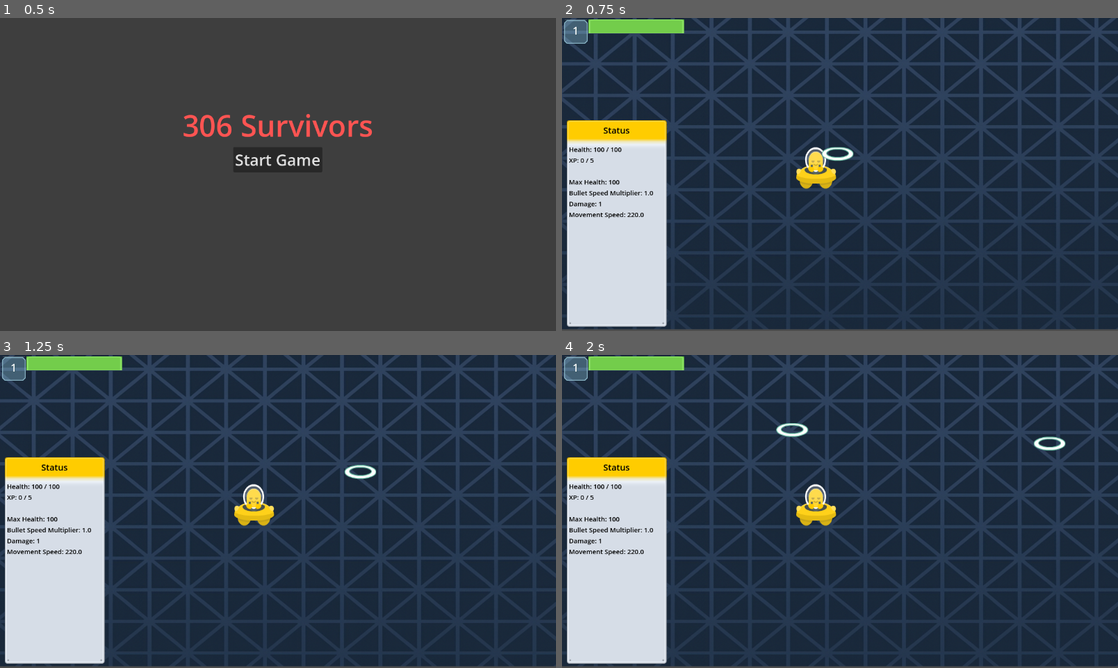
Above: before the commit, frames 1-4 (two rows, left to right).
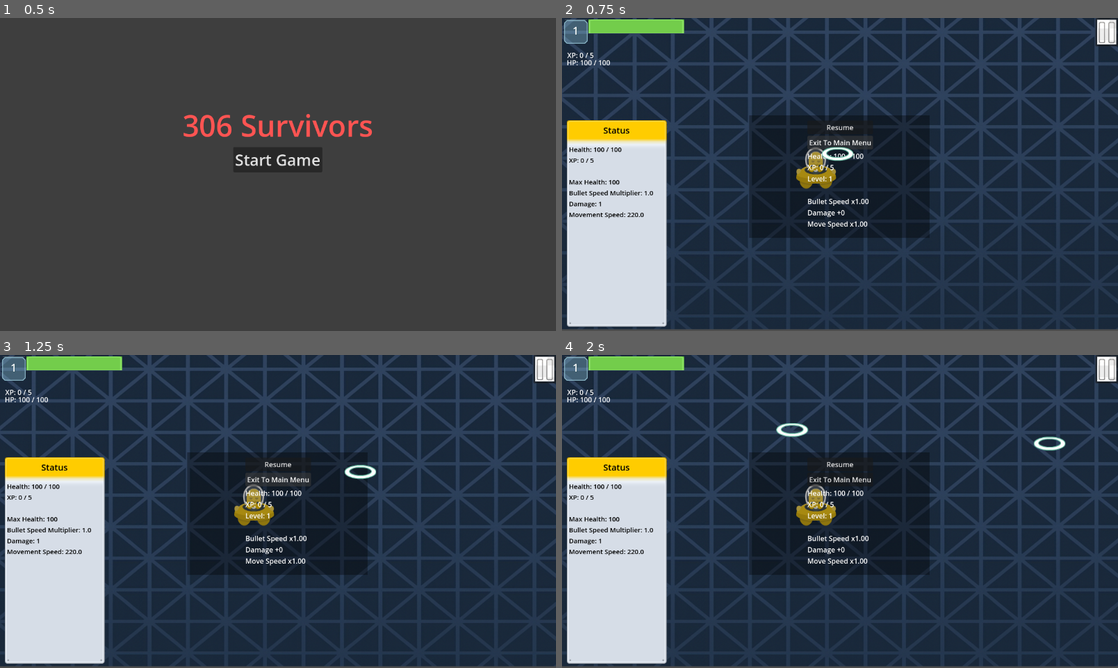
Above: after the commit, the same moments.

Repository: Ahmet-CSS/Spaceship-Game
Game: Godot game, scene res://Scenes/title_screen.tscn
Same seed, same stepped clock (60 frames per second), same inputs: the game is played once before the commit and once after it.
Inputs (mouse positions are in pixels of both pictures, inside the frame that each line leads up to):
- Up to frame 1 (0.5 s): no input
- Up to frame 2 (0.75 s): click "Start Game" at 0.5 s
- Up to frame 3 (1.25 s): no input
- Up to frame 4 (2 s): click (1106, 370) at 1.27 s

Frame 1 is identical in both runs. In frame 2, 5.6% of the frame differs, in the area x 0-100%, y 0-71%; in frame 3, 5.6%; in frame 4, 5.9%.

Commit message:
Updated UI new top left HUD for HP/XP, PauseMenu now shows full player stats and pause creation logic updated to support repeated pausing

Diff:
--- a/survivor/Scenes/game.gd
+++ b/survivor/Scenes/game.gd
@@ -14,6 +14,9 @@
 @onready var sfx_clickUI   := $Audio/sfx_clickUI
 @onready var sfx_ui        := $Audio/sfx_UI
 
+
+@onready var pause_button: Button = $PauseButton   # NEW
+
 var paused: bool = false
 var player_stats: PlayerStatus = PlayerStatus.new()
 # Game start timestamp
@@ -29,10 +32,32 @@
 	$Player.stats = player_stats
 	$Player.died.connect(_on_player_died)
 
+
 	for u in get_tree().get_nodes_in_group("ui"):
 		if "bind_stats" in u:
 			u.bind_stats(player_stats)
 	player_stats.level_up_ready.connect(_on_level_up_ready)
+	pause_button.pressed.connect(_on_pause_button_pressed)  # NEW
+
+
+func _show_pause_menu() -> void:                            # CHANGED
+	if paused:                                              # NEW
+		return                                               # NEW
+
+	sfx("ui")                                               # NEW
+	Engine.time_scale = 0.0                                 # NEW
+
+	var pause_menu_inst = pause_menu.instantiate() as PauseMenu  # CHANGED
+
+	add_child(pause_menu_inst)                              # NEW (moved earlier so @onready vars are valid)
+	pause_menu_inst.resume.connect(resume)                  # NEW
+	pause_menu_inst.bind_stats(player_stats)                # NEW
+
+	paused = true                                           # NEW
+
+
+func _on_pause_button_pressed() -> void:            # NEW
+	_show_pause_menu()                               # NEW
 
 func sfx(name: String) -> void:
 	match name:
@@ -66,10 +91,15 @@
 
 func _input(event: InputEvent) -> void:
 	if event.is_action_released("pause") and !paused:
+
+		_show_pause_menu()                           # NEW
 		sfx("ui")
 		Engine.time_scale = 0.0 #This pauses time. Essentially this multiplies delta by 0 for everything every frame. By default it is 1.
-		var pause_menu_inst = pause_menu.instantiate() #Makes an instance of the pause menu
+		var pause_menu_inst = pause_menu.instandwstiate() as PauseMenu #Makes an instance of the pause menu
 		pause_menu_inst.resume.connect(resume)  #Connects to the pause menus unpause signal so the pause menu can let us know when it dies
+
+		pause_menu_inst.bind_stats(player_stats) # new
+
 		paused = true #Tracks that the game is paused so we can't repause the game
 		self.add_child(pause_menu_inst) #Adds the pause menu to the scene tree
 
--- a/survivor/Scenes/game.tscn
+++ b/survivor/Scenes/game.tscn
@@ -8,6 +8,7 @@
 [ext_resource type="Texture2D" uid="uid://dh460ufxe77f8" path="res://Assets/SpaceAliens/backround.png" id="4_i6g32"]
 [ext_resource type="PackedScene" uid="uid://bgjhfbd64fbc1" path="res://Enemy/EnemySpawner.tscn" id="4_qcbus"]
 [ext_resource type="PackedScene" uid="uid://4gr0umo4ekb3" path="res://UI/hpxp_ui.tscn" id="7_1l0tm"]
+[ext_resource type="Texture2D" uid="uid://dymjjsb1f2j8m" path="res://Assets/SpaceAliens/Screenshot 2025-12-04 at 13.20.30.png" id="8_o5yvi"]
 [ext_resource type="PackedScene" uid="uid://c7kuvbfw07o3a" path="res://UI/detail_status_ui.tscn" id="8_v158k"]
 [ext_resource type="PackedScene" uid="uid://ykj2e76v6qrt" path="res://Assets/audio/Audio.tscn" id="10_ldgsr"]
 
@@ -31,8 +32,19 @@
 
 [node name="EnemyContainer" type="Node2D" parent="."]
 
+[node name="PauseButton" type="Button" parent="."]
+anchors_preset = 1
+anchor_left = 1.0
+anchor_right = 1.0
+offset_left = -52.0
+offset_bottom = 65.0
+grow_horizontal = 0
+icon = ExtResource("8_o5yvi")
+
 [node name="HPXP_UI" parent="." instance=ExtResource("7_1l0tm")]
 
 [node name="DetailStatus_UI" parent="." instance=ExtResource("8_v158k")]
 
 [node name="Audio" parent="." instance=ExtResource("10_ldgsr")]
+
+[node name="PauseMenu" parent="." instance=ExtResource("2_i6g32")]
--- a/survivor/UI/hpxp_ui.gd
+++ b/survivor/UI/hpxp_ui.gd
@@ -3,6 +3,10 @@
 @onready var health_bar = $Health
 @onready var xp_bar     = $XP
 @onready var level_label: Label = $Frame/LvlText
+
+
+@onready var hp_label: Label = $HPLabel      # new label for hp
+@onready var xp_label: Label = $XPLabel      # new label for xp
 
 var stats: PlayerStatus
 
@@ -22,3 +26,7 @@
 
 	xp_bar.max_value     = stats.xp_to_next
 	xp_bar.value         = stats.xp_in_level()
+
+	## numbers in top left
+	hp_label.text = "HP: %d / %d" % [stats.hp, stats.max_hp]
+	xp_label.text = "XP: %d / %d" % [stats.xp_in_level(), stats.xp_to_next]
--- a/survivor/UI/hpxp_ui.tscn
+++ b/survivor/UI/hpxp_ui.tscn
@@ -1,10 +1,10 @@
 [gd_scene load_steps=8 format=3 uid="uid://4gr0umo4ekb3"]
 
 [ext_resource type="Script" uid="uid://cdhm4n886rnk0" path="res://UI/hpxp_ui.gd" id="1_gb3bk"]
-[ext_resource type="Texture2D" uid="uid://bf32bscl68bko" path="res://UI/empty.tres" id="1_ujm5b"]
+[ext_resource type="Texture2D" uid="uid://bf32bscl68bko" path="res://UI/health_empty.tres" id="1_ujm5b"]
 [ext_resource type="Texture2D" uid="uid://dktgbdravx02o" path="res://UI/health_fill.tres" id="3_ooyr2"]
 [ext_resource type="Texture2D" uid="uid://bpashs41saun8" path="res://UIPack-SciFi/uipackSpace_sheet.png" id="3_x50lp"]
-[ext_resource type="Texture2D" uid="uid://dfe5axvxinbc5" path="res://UI/under.tres" id="5_gb3bk"]
+[ext_resource type="Texture2D" uid="uid://dfe5axvxinbc5" path="res://UI/xp_under.tres" id="5_gb3bk"]
 [ext_resource type="Texture2D" uid="uid://cdvoijlve016p" path="res://UI/xp_fill.tres" id="5_x50lp"]
 
 [sub_resource type="AtlasTexture" id="AtlasTexture_gb3bk"]
@@ -52,3 +52,15 @@
 text = "1"
 horizontal_alignment = 1
 vertical_alignment = 1
+
+[node name="HPLabel" type="Label" parent="."]
+offset_left = 11.0
+offset_top = 91.0
+offset_right = 51.0
+offset_bottom = 114.0
+
+[node name="XPLabel" type="Label" parent="."]
+offset_left = 12.0
+offset_top = 74.0
+offset_right = 52.0
+offset_bottom = 97.0
--- a/survivor/UI/pause_menu.gd
+++ b/survivor/UI/pause_menu.gd
@@ -4,6 +4,40 @@
 signal resume
 
 var main_menu: PackedScene = load("res://Scenes/title_screen.tscn")
+
+
+@onready var vbox: VBoxContainer = $Container         # NEW
+@onready var stats_label: Label = $Container/StatsLabel  # NEW
+
+var stats: PlayerStatus = null                            # NEW
+
+
+
+
+
+func bind_stats(s: PlayerStatus) -> void:                 # NEW
+	stats = s
+	stats.stats_changed.connect(_update_stats)
+	_update_stats()
+
+
+func _update_stats() -> void:
+	if stats == null or stats_label == null:          # NEW
+		return                            # NEW
+	var lines := []
+	lines.append("Health: %d / %d" % [stats.hp, stats.max_hp])
+	lines.append("XP: %d / %d" % [stats.xp_in_level(), stats.xp_to_next])
+	lines.append("Level: %d" % stats.level())
+	lines.append("")
+	lines.append("Bullet Speed x%.2f" % stats.bullet_speed_mul)
+	lines.append("Damage +%d" % stats.damage_plus)
+	lines.append("Move Speed x%.2f" % stats.move_speed_mul)
+
+	stats_label.text = "\n".join(lines)
+
+# -------------------
+
+
 
 func _play_click_global() -> void:
 	var p := AudioStreamPlayer.new()
--- a/survivor/UI/pause_menu.tscn
+++ b/survivor/UI/pause_menu.tscn
@@ -1,9 +1,9 @@
 [gd_scene load_steps=3 format=3 uid="uid://dp3pan2ri4doa"]
 
 [ext_resource type="Script" uid="uid://crfx33fovy38l" path="res://UI/pause_menu.gd" id="1_ltd3m"]
-[ext_resource type="AudioStream" uid="uid://b0p087l11oyo1" path="res://Assets/audio/mixkit-clicking-on-UI-button-2037.mp3" id="2_jfm1e"]
+[ext_resource type="AudioStream" uid="uid://bgane7ypxo7iq" path="res://Assets/audio/mixkit-clicking-on-UI-button-2037.mp3" id="2_jfm1e"]
 
-[node name="PauseMenu" type="Control"]
+[node name="PauseMenu" type="Control" groups=["ui"]]
 layout_mode = 3
 anchors_preset = 15
 anchor_right = 1.0
@@ -17,6 +17,10 @@
 anchors_preset = 15
 anchor_right = 1.0
 anchor_bottom = 1.0
+offset_left = 431.0
+offset_top = 224.0
+offset_right = -434.0
+offset_bottom = -214.0
 grow_horizontal = 2
 grow_vertical = 2
 color = Color(0, 0, 0, 0.345098)
@@ -43,6 +47,9 @@
 layout_mode = 2
 text = "Exit To Main Menu"
 
+[node name="StatsLabel" type="Label" parent="Container"]
+layout_mode = 2
+
 [node name="Click" type="AudioStreamPlayer" parent="."]
 stream = ExtResource("2_jfm1e")
 
--- a/survivor/scripts/level.gd
+++ b/survivor/scripts/level.gd
@@ -1,26 +1,26 @@
-extends Node2D
-
-# load scene
-var enemy_scene: PackedScene = load("res://scenes/enemy.tscn")
-var laser_scene: PackedScene = load("res://scenes/laser.tscn")
-
-func _on_timer_timeout() -> void:
-	# create an instance
-	var enemy = enemy_scene.instantiate()
-
-	# attach the node to the scene tree
-	$Enemies.add_child(enemy)
-
-
-func _on_player_laser(pos: Vector2) -> void:
-	var laser = laser_scene.instantiate()
-	laser.position = pos
-
-	#set direction to enemy
-	if $Enemies.get_child_count() > 0:
-		var enemy = $Enemies.get_child(0)
-		laser.direction = (enemy.global_position - pos).normalized()
-	else:
-		laser.direction = Vector2.UP
-
-	$Lasers.add_child(laser)
+#extends Node2D
+#
+## load scene
+#var enemy_scene: PackedScene = load("res://scenes/enemy.tscn")
+#var laser_scene: PackedScene = load("res://scenes/laser.tscn")
+#
+#func _on_timer_timeout() -> void:
+	## create an instance
+	#var enemy = enemy_scene.instantiate()
+	#
+	## attach the node to the scene tree
+	#$Enemies.add_child(enemy)
+	#
+#
+#func _on_player_laser(pos: Vector2) -> void:
+	#var laser = laser_scene.instantiate()
+	#laser.position = pos
+	#
+	##set direction to enemy
+	#if $Enemies.get_child_count() > 0:
+		#var enemy = $Enemies.get_child(0)
+		#laser.direction = (enemy.global_position - pos).normalized()
+	#else:
+		#laser.direction = Vector2.UP
+	#
+	#$Lasers.add_child(laser)
Not shown: 1 places in survivor/Scenes/game.tscn that only renumber resources
Binary file added: survivor/assets/SpaceAliens/Screenshot 2025-12-04 at 13.20.30.png
Not shown, added: survivor/assets/SpaceAliens/Screenshot 2025-12-04 at 13.20.30.png.import
Not shown, added: .DS_Store
Not shown, removed: cmpt306_group_project.zip
Not shown, added: survivor/assets/SpaceAliens/.DS_Store
